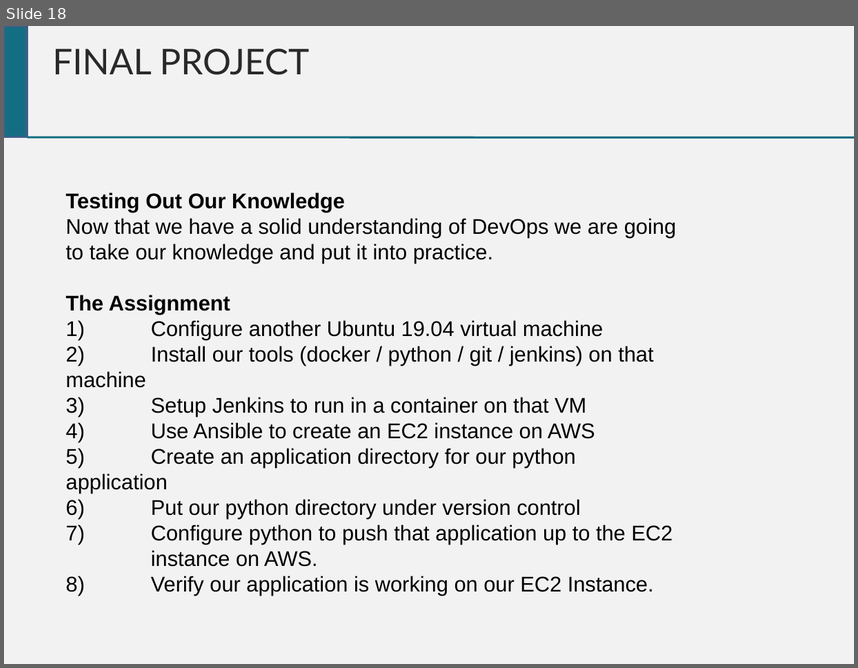
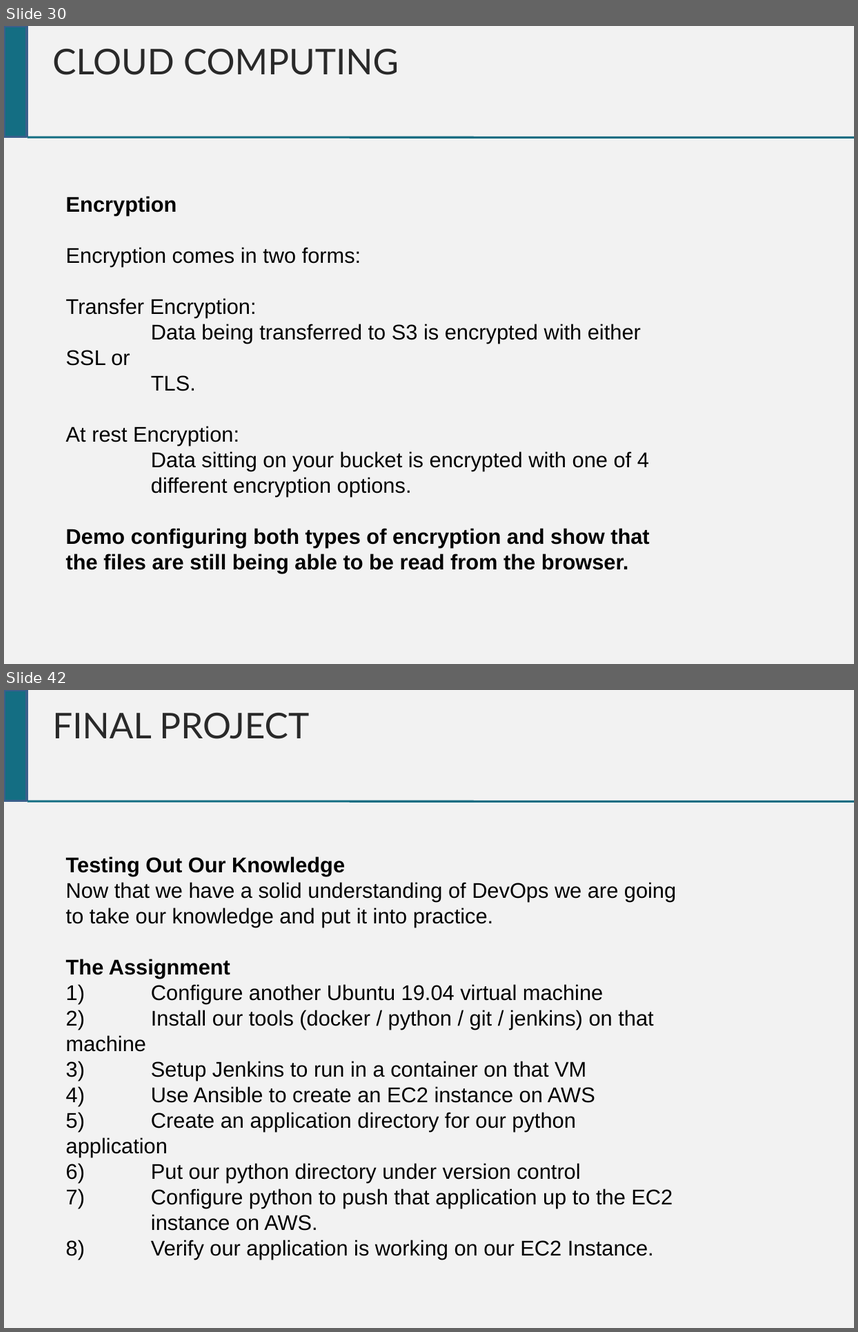
Before and after one commit to chrisgauthier742018/devopscourse, a slide deck: Dev Ops Course.pptx. Shown one above the other, each under a label of ours: slide 18 before the commit, slides 30 and 42 after it; the slides between them are not shown. The pictures are 858x668 and 858x1332 pixels, drawn with LibreOffice and Linux fonts; fonts in the diff are those of the drawing. Boxes give left, top, right and bottom in pixels: in the first picture for what was removed or moved away, otherwise in the second. Text is boxed around its words. In the diff, an @@ line names an element or a change of style, - is before the commit and + after.

Commit message:
More work on Cloud Computing Section

```diff
--- a/Dev Ops Course.pptx
+++ b/Dev Ops Course.pptx
@@ slide 30 added at [4, 26, 854, 664], background #F2F2F2 @@
@@ rectangle added at [4, 26, 27, 136], fill #146E83, outline #3A5F8C 2 pt @@
@@ text added at [52, 49, 399, 75], 30 pt, text #292929 @@
+CLOUD COMPUTING
@@ line added from (27, 137) to (854, 137), #146E83 1.76 pt @@
@@ text added at [66, 196, 649, 572], 18 pt, text #000000 @@
+Encryption
+Encryption comes in two forms:
+Transfer Encryption:
+Data being transferred to S3 is encrypted with either SSL or
+TLS.
+At rest Encryption:
+Data sitting on your bucket is encrypted with one of 4
+different encryption options.
+Demo configuring both types of encryption and show that the files are still being able to be read from the browser.
@@ what was slide 18 is now slide 42 @@
```
Also in this commit, not shown: 4 slides changed, 23 other slides added.
